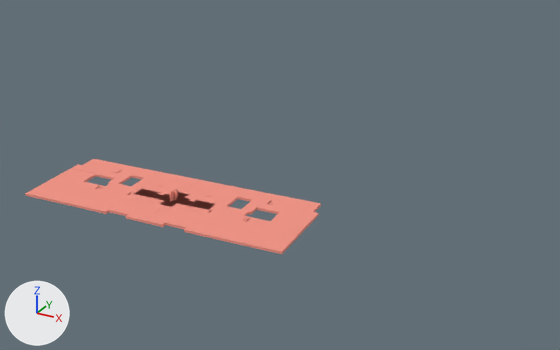
What one commit did to the glTF model output/Level_02/Level_02_structure.glb.
Rendered twice from a camera (50 mm lens) standing at (58.9, -77.1, 45.8) and looking at (5.9, 19.4, -2.4). The axes (+X, +Y, +Z) are drawn at lower left. The lights are the same throughout. The older version comes first. Where no turn or scale is listed for an object, it has been applied to the vertices. Vertices at exactly the same position are counted once.

The scene before the commit, as lines of its bpy script (objects in view):
```python
me_geometry_0 = bpy.data.meshes.new('geometry_0')
me_geometry_0.from_pydata(...)  # 720 vertices, 1256 faces; spans x -19.9..19.9, y -8.4..8.4, z -1.4..1.4
me_geometry_0.materials.append(mat_material_0)  # pink #f49485
ob_geometry_0 = bpy.data.objects.new('geometry_0', me_geometry_0)
ob_geometry_0.location = (0.0, 0.0, 0.0)
```
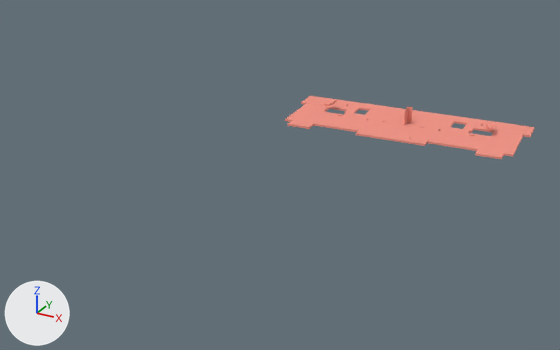
Pixel boxes [x1, y1, x2, y2] of what changed, in the pictures (560 x 350 px; the box of a moved part takes in the faces that stretch with it):
```json
{"object": "geometry_0", "change": "reshaped", "before": [25, 159, 321, 254], "after": [285, 96, 534, 159], "on screen": "16% narrower, 33% shorter"}
{"part": 1, "of": "me_geometry_0", "change": "moved or reshaped", "before": [172, 198, 192, 207], "after": [373, 133, 392, 140]}
{"part": 2, "of": "me_geometry_0", "change": "moved or reshaped", "before": [154, 194, 170, 201], "after": [390, 136, 409, 143]}
{"part": 3, "of": "me_geometry_0", "change": "moved or reshaped", "after": [288, 120, 314, 129], "on screen": "not visible before"}
{"part": 4, "of": "me_geometry_0", "change": "moved or reshaped", "before": [160, 195, 190, 205], "after": [475, 149, 504, 159]}
{"part": 5, "of": "me_geometry_0", "change": "moved or reshaped", "after": [486, 122, 495, 130], "on screen": "not visible before"}
{"part": 6, "of": "me_geometry_0", "change": "moved or reshaped", "after": [324, 99, 337, 106], "on screen": "not visible before"}
{"part": 7, "of": "me_geometry_0", "change": "added", "after": [285, 96, 416, 138], "on screen": "pink"}
{"part": 8, "of": "me_geometry_0", "change": "added", "after": [393, 111, 534, 157], "on screen": "pink"}
{"part": 9, "of": "me_geometry_0", "change": "added", "after": [404, 107, 413, 125]}
{"part": 10, "of": "me_geometry_0", "change": "deleted", "before": [25, 159, 321, 254], "on screen": "pink"}
```

Edits to the scene script, one JSON object a line:
```json
{"block": "me_geometry_0", "where": "# used by ob_geometry_0; location = (0.0, 0.0, 0.0)"}
{"op": "remove", "block": "me_geometry_0", "code": "me_geometry_0.from_pydata(...)  # 720 vertices, 1256 faces; spans x -19.9..19.9, y -8.4..8.4, z -1.4..1.4"}
{"op": "add", "block": "me_geometry_0", "code": "me_geometry_0.from_pydata(...)  # 708 vertices, 1256 faces; spans x -4.6..37.1, y 34.5..53.2, z -0.4..2.8"}
{"block": "me_geometry_0", "change": "me_geometry_0 part 1: the loose piece of 8 vertices spanning x 0.0..3.0, y -0.9..0.7, z -0.2..0.2 is moved by (14.1, 37.0, -0.2)"}
{"block": "me_geometry_0", "change": "me_geometry_0 part 2: the loose piece of 8 vertices spanning x -3.0..0.0, y -1.1..0.5, z -0.2..0.2 is moved by (20.0, 37.4, -0.2)"}
{"block": "me_geometry_0", "change": "me_geometry_0 part 3: the loose piece of 8 vertices spanning x -2.1..2.1, y -1.1..1.1, z -0.2..0.2 is moved by (1.0, 35.6, -0.2)"}
{"block": "me_geometry_0", "change": "me_geometry_0 part 4: the loose piece of 8 vertices spanning x -2.1..2.1, y -1.1..1.1, z -0.2..0.2 is moved by (33.2, 37.8, -0.2)"}
{"block": "me_geometry_0", "change": "me_geometry_0 part 5: the loose piece of 57 vertices spanning x -0.7..0.7, y -1.5..1.5, z -0.2..0.2 is moved by (30.7, 46.7, 1.3)"}
{"block": "me_geometry_0", "change": "me_geometry_0 part 6: the loose piece of 57 vertices spanning x -0.7..0.7, y -1.5..1.5, z -0.2..0.2 is moved by (2.2, 44.7, 1.3)"}
{"block": "me_geometry_0", "change": "me_geometry_0 part 7: a new loose piece of 280 vertices spanning x -4.6..17.0, y 35.7..51.9, z -0.4..0.0, in mat_material_0 (pink #f49485)"}
{"block": "me_geometry_0", "change": "me_geometry_0 part 8: a new loose piece of 268 vertices spanning x 16.1..37.1, y 36.5..53.2, z -0.4..0.0, in mat_material_0 (pink #f49485)"}
{"block": "me_geometry_0", "change": "me_geometry_0 part 9: a new loose piece of 14 vertices spanning x 16.7..17.6, y 43.6..45.4, z 0.0..2.8, in mat_material_0 (pink #f49485)"}
{"block": "me_geometry_0", "change": "me_geometry_0 part 10: 8 loose pieces with 574 vertices, spanning x -19.9..19.9, y -8.4..8.4, z -1.4..1.4, are deleted"}
```
